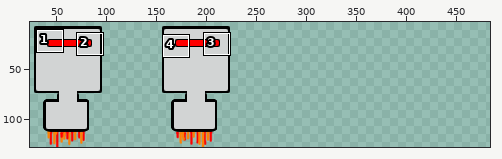
Sprite sheet, stored at images/robot.png. Above: a wide view before the commit, with the close-up outlined.
Close-up. Before:
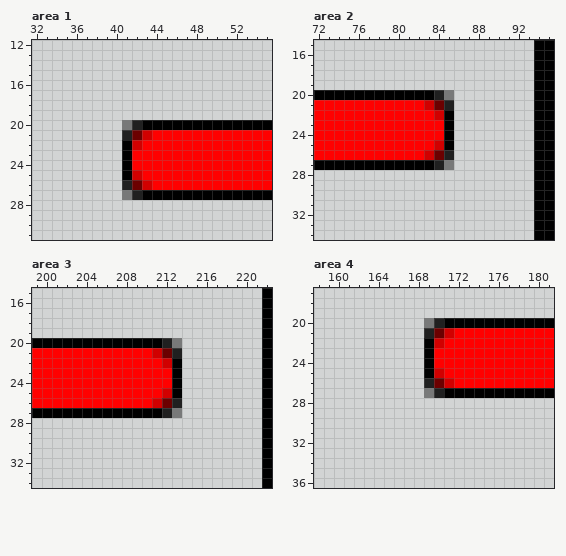
The file is 768x128 pixels. Pixels under 10% opacity are left out. Colours within 5 levels of each other are drawn and written as one. Shown: area 1: x 32..55, y 12..31; area 2: x 72..95, y 15..34; area 3: x 199..222, y 15..34; area 4: x 158..181, y 17..36. The wide view leaves out empty margins. The commit also changed other parts of the picture, which this record leaves out.
And afterwards:
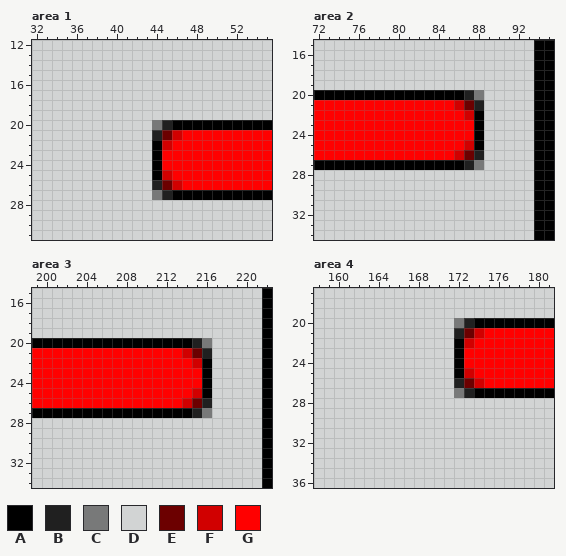
Palette (. is transparent): A #000000  B #202020  C #787979  D #d2d4d4  E #6c0000  F #d10000  G #ff0000
From old to new:
Changed rows in their new state; - is an unchanged pixel.
Area 1:
first column x 41:
20 DDDCB-
21 DDDBEF
22 DDDAF-
23 DDDA--
24 DDDA--
25 DDDAF-
26 DDDBEF
27 DDDCB-
Area 2:
first column x 83:
20 -AAABC
21 GGGFEB
22 -GGGFA
23 --GGGA
24 --GGGA
25 -GGGFA
26 GGGFEB
27 -AAABC
Area 3:
first column x 211:
20 -AAABC
21 GGGFEB
22 -GGGFA
23 --GGGA
24 --GGGA
25 -GGGFA
26 GGGFEB
27 -AAABC
Area 4:
first column x 169:
20 DDDCB-
21 DDDBEF
22 DDDAF-
23 DDDA--
24 DDDA--
25 DDDAF-
26 DDDBEF
27 DDDCB-
Boxes around the changes in both close-ups, in picture pixels (x1, y1, x2, y2):
changed: (122, 120, 182, 200)
changed: (424, 90, 484, 170)
changed: (152, 338, 212, 418)
changed: (424, 318, 484, 398)
